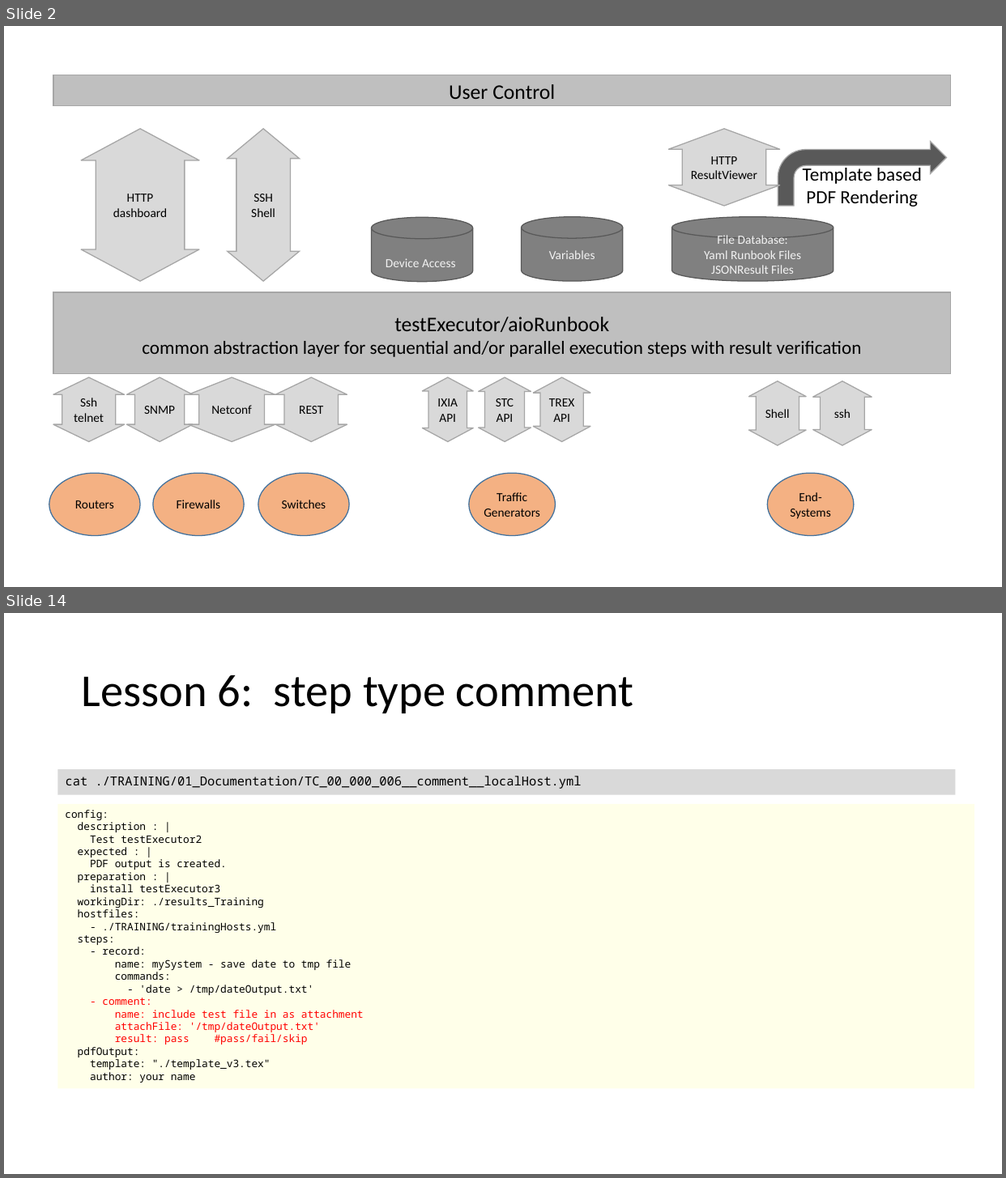
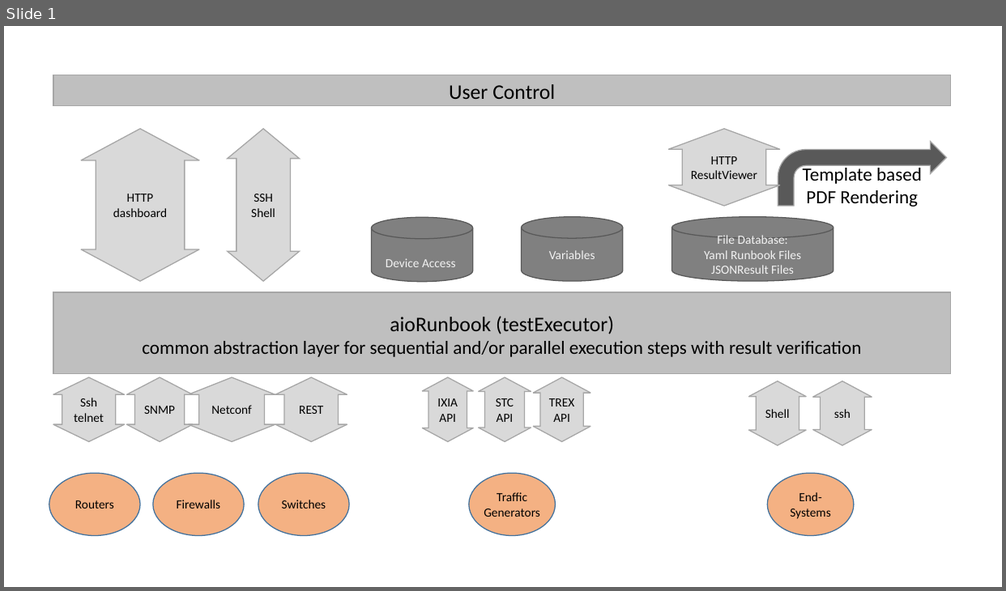
Before and after one commit to slieberth/aioRunbook, a slide deck: docs/images/aioRunbookImages.pptx. Shown one above the other, each under a label of ours: slides 2 and 14 before the commit, slide 1 after it; the slides between them are not shown. The pictures are 1006x1178 and 1006x591 pixels, drawn with LibreOffice and Linux fonts; fonts in the diff are those of the drawing. Boxes give left, top, right and bottom in pixels: in the first picture for what was removed or moved away, otherwise in the second. Text is boxed around its words. In the diff, an @@ line names an element or a change of style, - is before the commit and + after.

```diff
--- a/docs/images/aioRunbookImages.pptx
+++ b/docs/images/aioRunbookImages.pptx
@@ slide 14 removed at bbox=[4, 613, 1002, 1174], background #FFFFFF @@
@@ title removed at bbox=[82, 675, 633, 713] @@
-Lesson 6: step type comment
@@ rectangle removed at bbox=[58, 769, 956, 795] @@
-cat ./TRAINING/01_Documentation/TC_00_000_006__comment__localHost.yml
@@ rectangle removed at bbox=[58, 804, 975, 1088] @@
-config:
-description : |
-Test testExecutor2
-expected : |
-PDF output is created.
-preparation : |
-install testExecutor3
-workingDir: ./results_Training
-hostfiles:
-- ./TRAINING/trainingHosts.yml
-steps:
-- record:
-name: mySystem - save date to tmp file
-commands:
-- 'date > /tmp/dateOutput.txt'
-- comment:
-name: include test file in as attachment
-attachFile: '/tmp/dateOutput.txt'
-result: pass #pass/fail/skip
-pdfOutput:
-template: "./template_v3.tex"
-author: your name
@@ what was slide 2 is now slide 1 @@
@@ slide 1 changed as well @@
@@ text in rectangle at bbox=[142, 316, 862, 357]: text changed @@
-testExecutor/aioRunbook
-common abstraction layer for sequential and/or parallel execution steps with result verification
+aioRunbook (testExecutor)
+common abstraction layer for sequential and/or parallel execution steps with result verification
```
Also in this commit, not shown: 2 other slides changed, 43 other slides removed, 2 other files.
